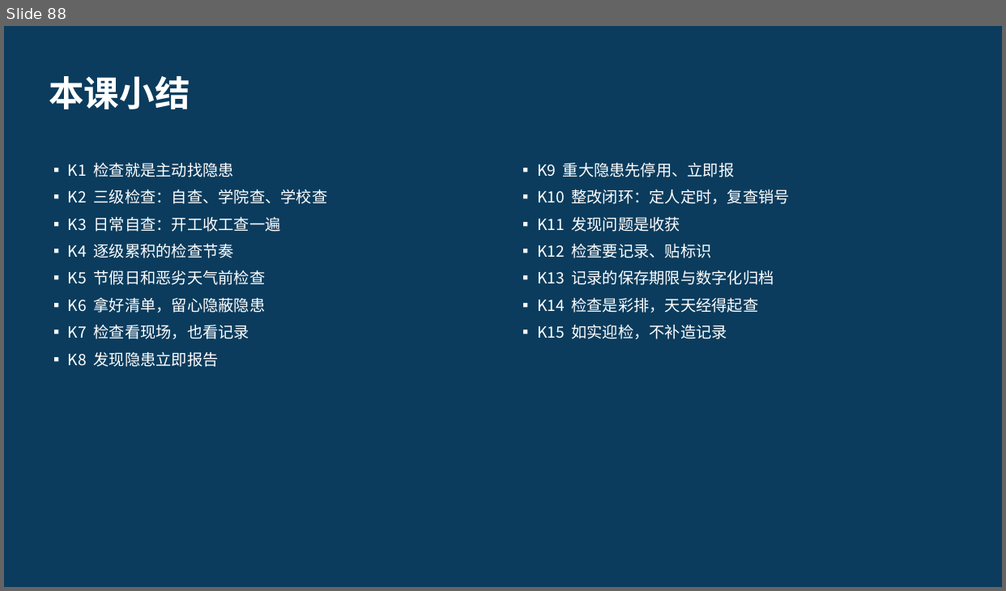
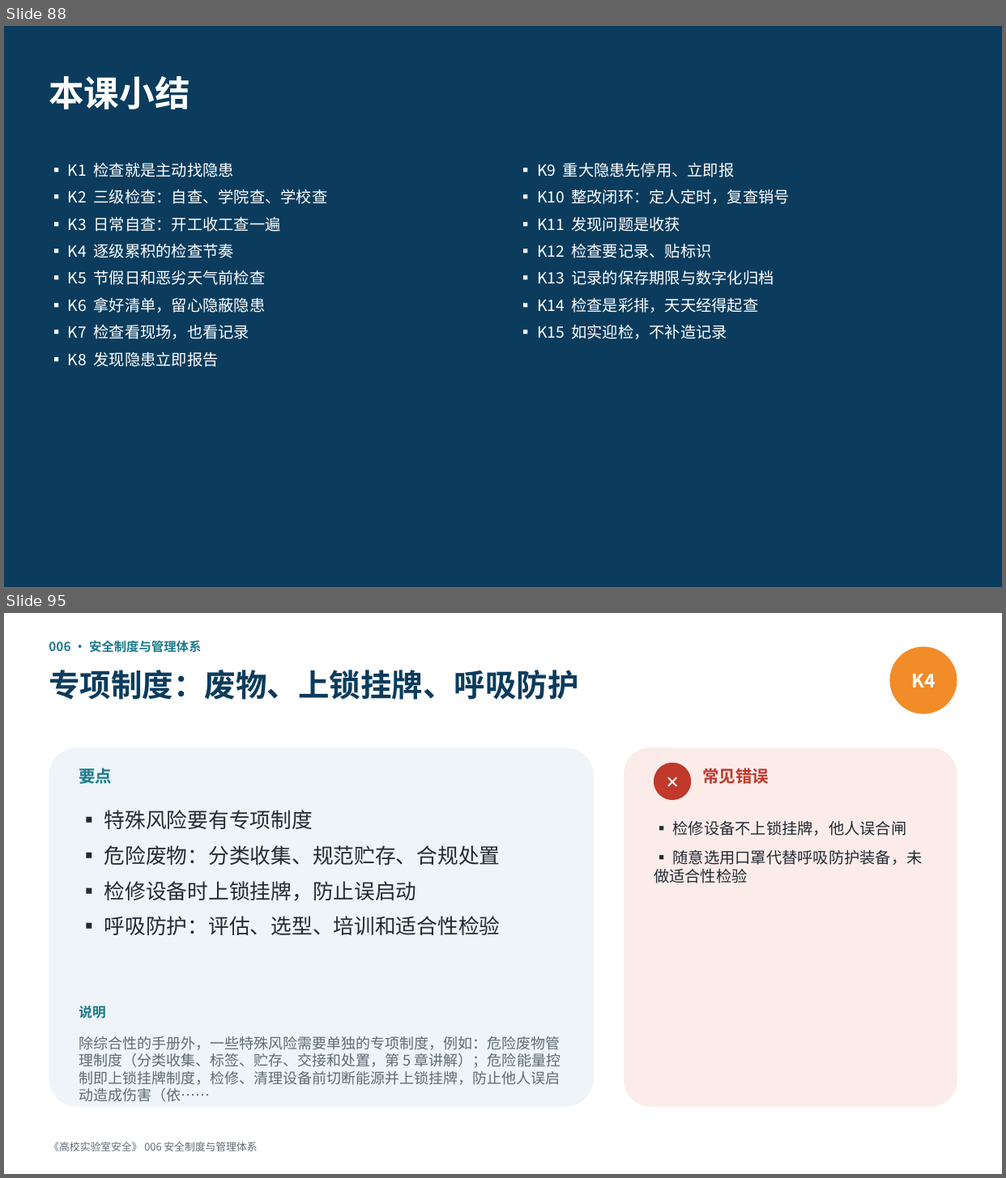
Before and after one commit to hanrongwx-max/videoyoutubo, a slide deck: course/高校实验室安全/课件/第1章_法规、管理与安全文化.pptx. Shown one above the other, each under a label of ours: slide 88 before the commit, slides 88 and 95 after it; the slides between them are not shown. The pictures are 1006x591 and 1006x1178 pixels, drawn with LibreOffice and Linux fonts; fonts in the diff are those of the drawing. Boxes give left, top, right and bottom in pixels: in the first picture for what was removed or moved away, otherwise in the second. Text is boxed around its words. In the diff, an @@ line names an element or a change of style, - is before the commit and + after.

```diff
--- a/course/高校实验室安全/课件/第1章_法规、管理与安全文化.pptx
+++ b/course/高校实验室安全/课件/第1章_法规、管理与安全文化.pptx
@@ slide 95 added at box(4, 613, 1002, 1174), background #FFFFFF @@
@@ text added at box(49, 641, 201, 653), 12 pt, text #1D7A8C, bold @@
+006 · 安全制度与管理体系
@@ ellipse added at box(889, 647, 957, 714), fill #F28C28, 18 pt, text #FFFFFF, bold @@
+K4
@@ text added at box(49, 670, 578, 700), 30 pt, text #0B3C5D, bold @@
+专项制度：废物、上锁挂牌、呼吸防护
@@ rounded rectangle added at box(49, 747, 594, 1107), fill #EEF4F7 @@
@@ rounded rectangle added at box(624, 747, 957, 1107), fill #FBECEA @@
@@ text added at box(79, 768, 112, 784), 16 pt, text #1D7A8C, bold @@
+要点
@@ ellipse added at box(654, 763, 691, 800), fill #C0392B, 16 pt, text #FFFFFF, bold @@
+✕
@@ text added at box(702, 768, 769, 784), 16 pt, text #C0392B, bold @@
+常见错误
@@ text added at box(104, 810, 501, 935), 20 pt, text #222B33 @@
+▪ 特殊风险要有专项制度
+▪ 危险废物：分类收集、规范贮存、合规处置
+▪ 检修设备时上锁挂牌，防止误启动
+▪ 呼吸防护：评估、选型、培训和适合性检验
@@ text added at box(654, 820, 923, 884), 15 pt, text #222B33 @@
+▪ 检修设备不上锁挂牌，他人误合闸
+▪ 随意选用口罩代替呼吸防护装备，未做适合性检验
@@ text added at box(79, 1006, 105, 1019), 13 pt, text #1D7A8C, bold @@
+说明
@@ text added at box(79, 1037, 560, 1085), 14 pt, text #5F6B75 @@
+除综合性的手册外，一些特殊风险需要单独的专项制度，例如：危险废物管理制度（分类收集、标签、贮存、交接和处置，第 5 章讲解）；危险能量控制即上锁挂牌制度，检修、清理设备前切断能源并上锁挂牌，防止他人误启动造成伤害（依……
@@ text added at box(49, 1142, 257, 1152), 10 pt, text #5F6B75 @@
+《高校实验室安全》 006 安全制度与管理体系
```
Also in this commit, not shown: 21 other slides added, 2 other files.
